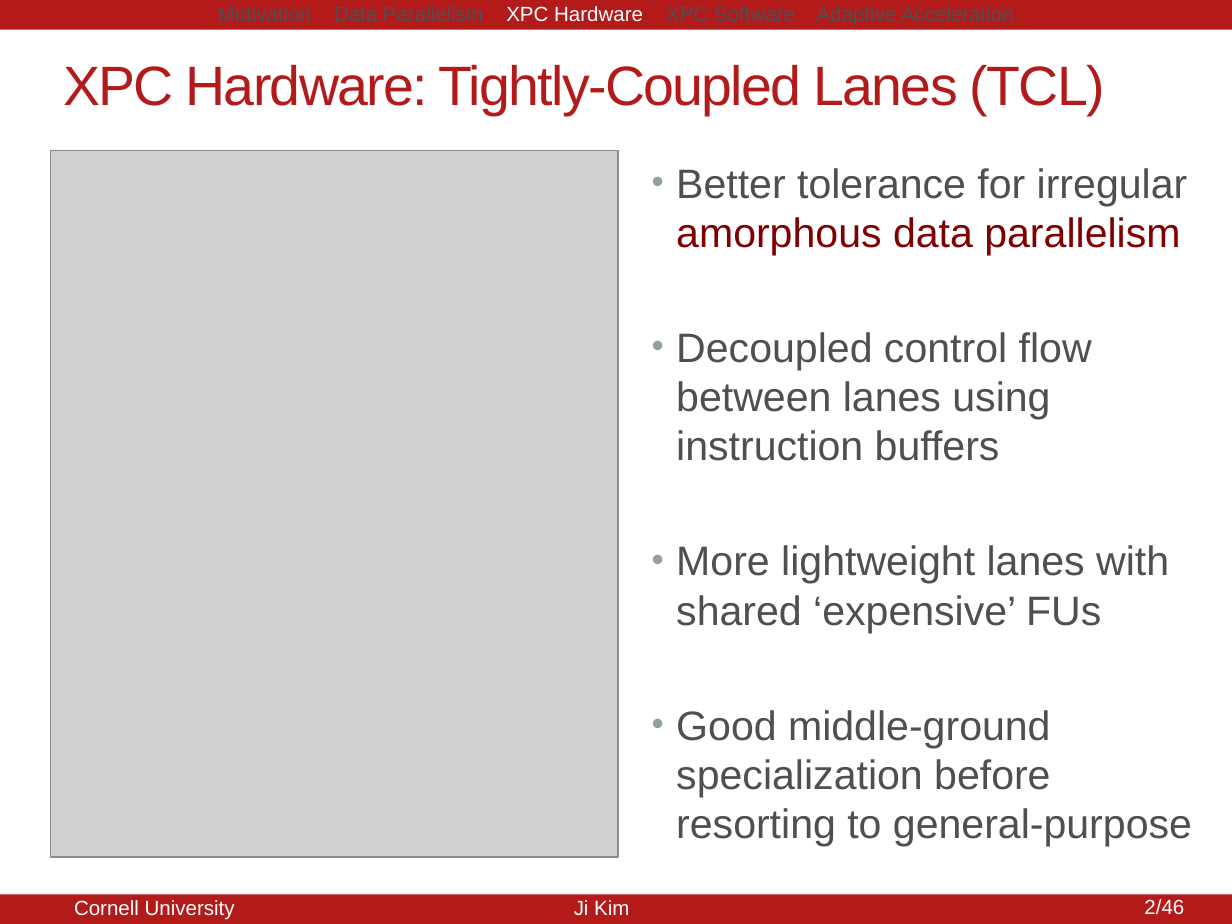
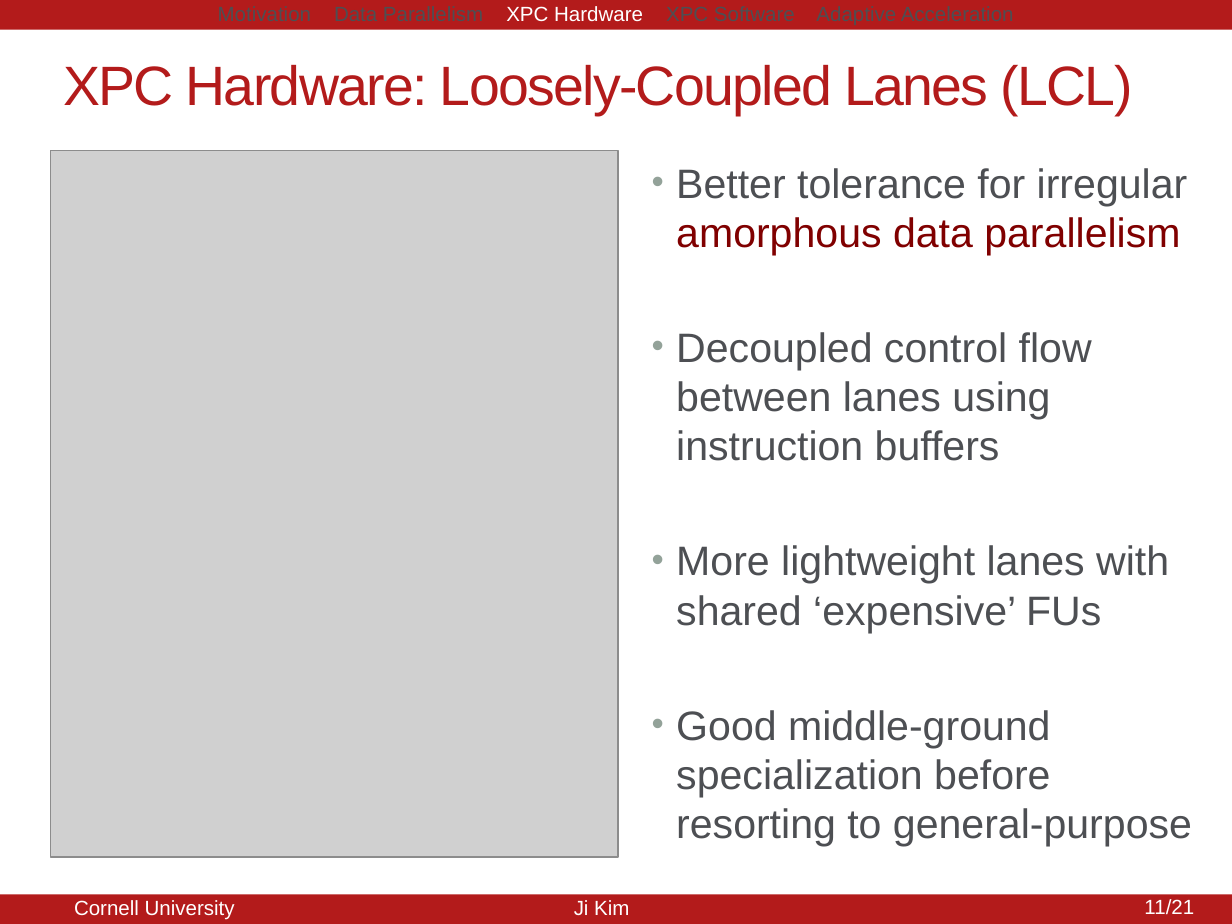
Before and after one commit to jyk46/presentation-brg-xpc, a slide deck: slide 11 of xpc-mtg-091914.pptx (slide 10 before the commit). Drawn at 1232x924 pixels with LibreOffice and Linux fonts; fonts in the diff are those of the drawing; grey boxes stand for pictures. Boxes give left, top, right and bottom in pixels: in the first picture for what was removed or moved away, otherwise in the second. Text is boxed around its words. In the diff, an @@ line names an element or a change of style, - is before the commit and + after.

```diff
--- a/xpc-mtg-091914.pptx
+++ b/xpc-mtg-091914.pptx
@@ title at box(63, 65, 1133, 115): text changed @@
-XPC Hardware: Tightly-Coupled Lanes (TCL)
+XPC Hardware: Loosely-Coupled Lanes (LCL)
@@ text at box(1144, 899, 1194, 915): text changed @@
-2/46
+11/21
@@ page number at box(1140, 900, 1190, 915): text changed @@
-10/20
+11/21
```
Also in this commit, not shown: 19 other slides changed, 1 slide added.
